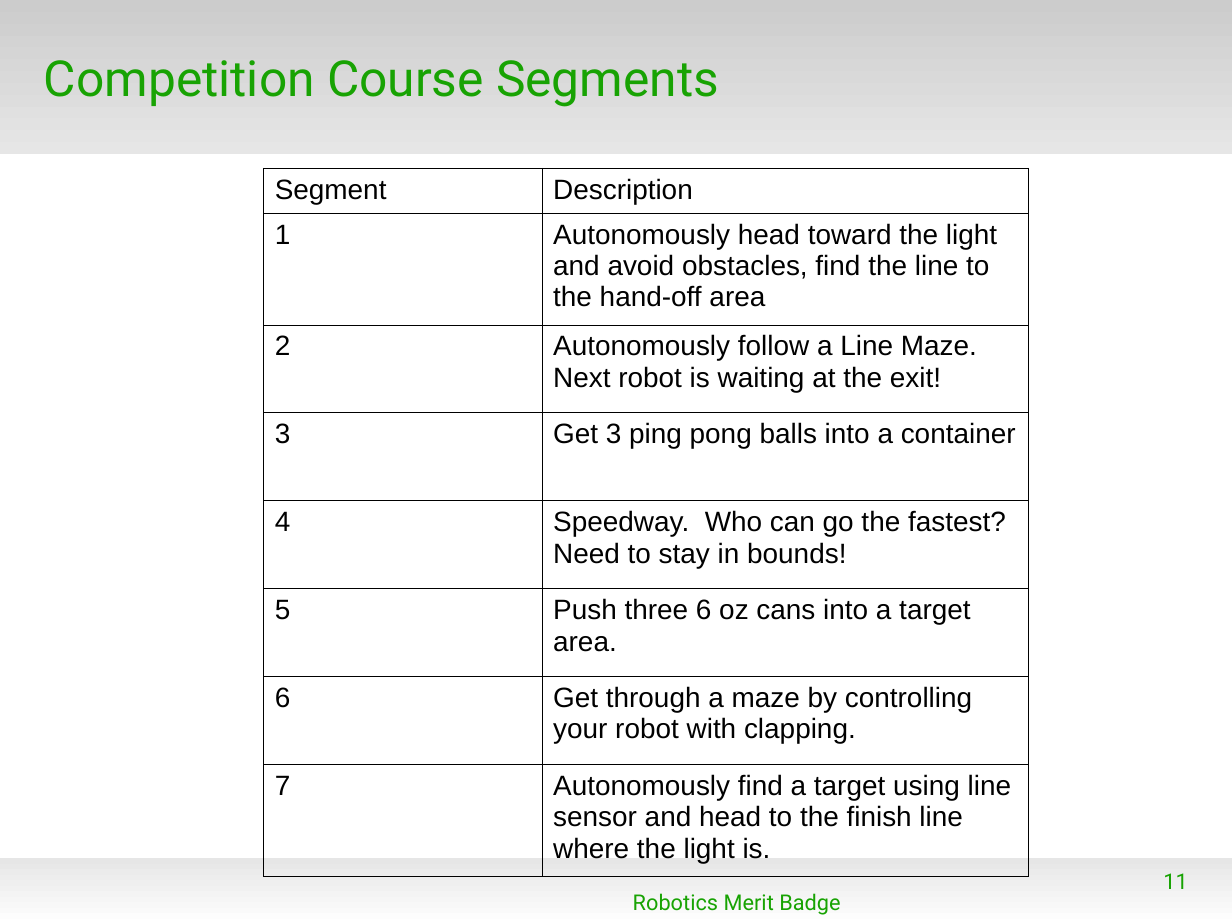
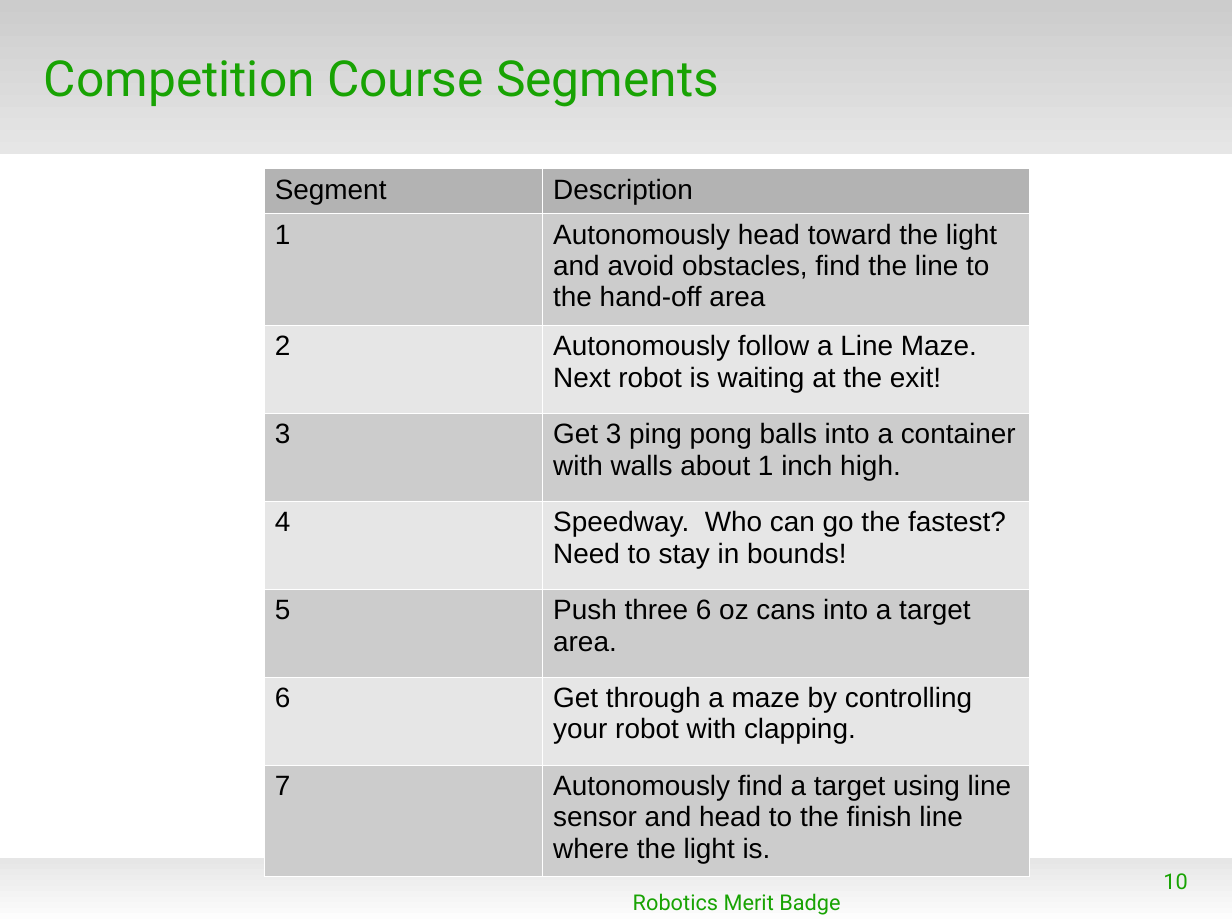
Before and after one commit to mcli/RoboticsMB, a slide deck: slide 10 of doc/RMB_Session3.odp (slide 11 before the commit). Drawn at 1232x924 pixels with LibreOffice and Linux fonts; fonts in the diff are those of the drawing; background and template pictures are left out. Boxes give left, top, right and bottom in pixels: in the first picture for what was removed or moved away, otherwise in the second. Text is boxed around its words. In the diff, an @@ line names an element or a change of style, - is before the commit and + after.

```diff
--- a/doc/RMB_Session3.odp
+++ b/doc/RMB_Session3.odp
@@ table at [264, 169, 1029, 867] @@
-row 4, column 2: Get 3 ping pong balls into a container
+row 4, column 2: Get 3 ping pong balls into a container with walls about 1 inch high.
@@ fill none to #B3B3B3 in row 1 @@
@@ fill none to #CCCCCC in 8 cells @@
@@ fill none to #E6E6E6 in 6 cells @@
@@ borders changed @@
@@ page number at [1163, 873, 1187, 890]: text changed @@
-11
+10
```
Also in this commit, not shown: 2 other slides changed, 1 slide removed, 2 other files.
